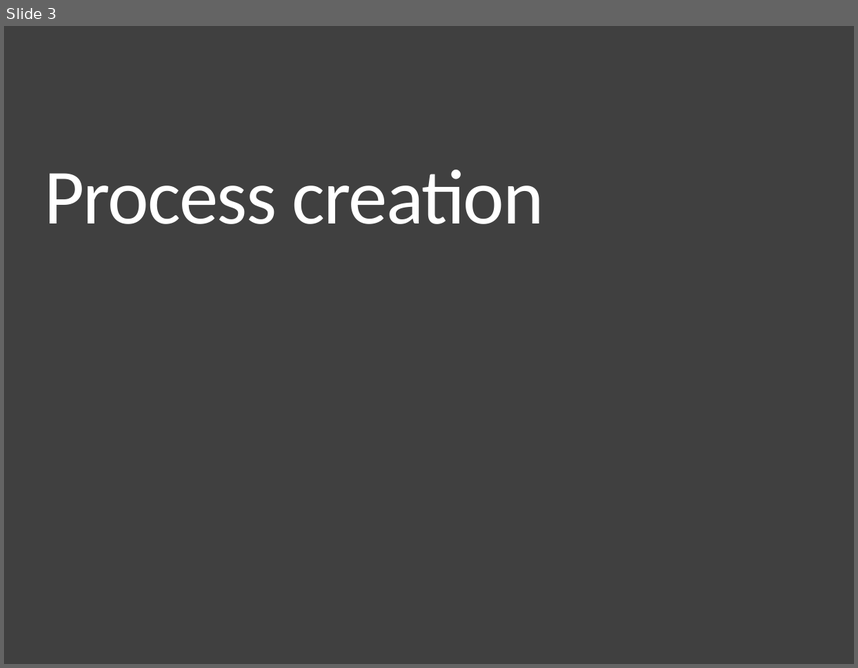
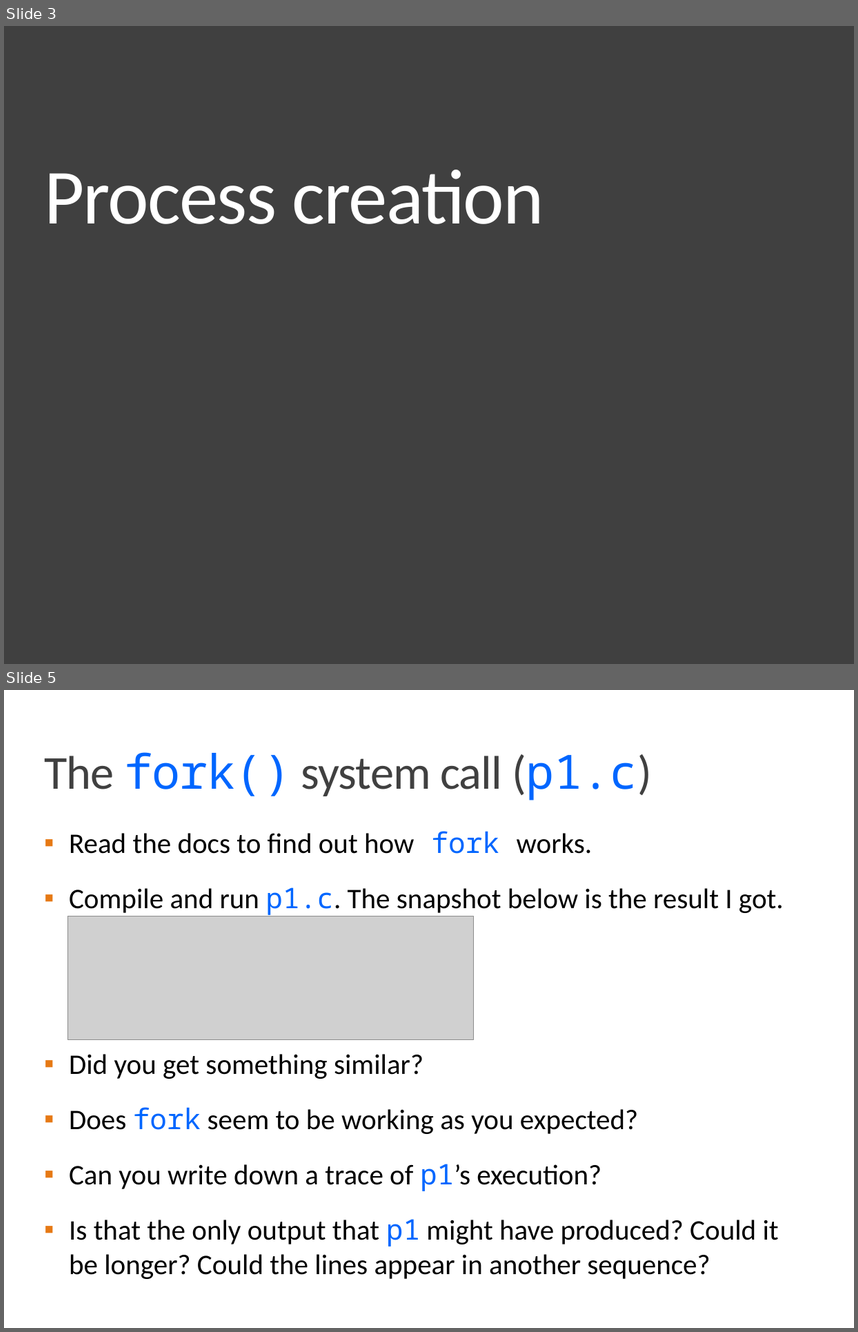
Before and after one commit to CattoAJ/MC504-2018s2, a slide deck: notebooks/nb180808/MC504-2018s2-T02-The_Process_API.pptx. Shown one above the other, each under a label of ours: slide 3 before the commit, slides 3 and 5 after it; the slides between them are not shown. The pictures are 858x668 and 858x1332 pixels, drawn with LibreOffice and Linux fonts; fonts in the diff are those of the drawing; grey boxes stand for pictures. Boxes give left, top, right and bottom in pixels: in the first picture for what was removed or moved away, otherwise in the second. Text is boxed around its words. In the diff, an @@ line names an element or a change of style, - is before the commit and + after.

```diff
--- a/notebooks/nb180808/MC504-2018s2-T02-The_Process_API.pptx
+++ b/notebooks/nb180808/MC504-2018s2-T02-The_Process_API.pptx
@@ slide 5 added at box(4, 690, 854, 1328), background #FFFFFF @@
@@ title added at box(44, 752, 652, 800), 40 pt, text #404040 @@
+The fork() system call (p1.c)
@@ text added at box(69, 831, 784, 1279), 24 pt, text #000000 @@
+▪ Read the docs to find out how fork works.
+▪ Compile and run p1.c. The snapshot below is the result I got.
+▪ Did you get something similar?
+▪ Does fork seem to be working as you expected?
+▪ Can you write down a trace of p1’s execution?
+▪ Is that the only output that p1 might have produced? Could it be longer? Could the lines appear in another sequence?
@@ picture added at box(67, 916, 473, 1039) @@
```
Also in this commit, not shown: 2 slides changed, 9 other slides added, 2 slides removed, 6 other files.
